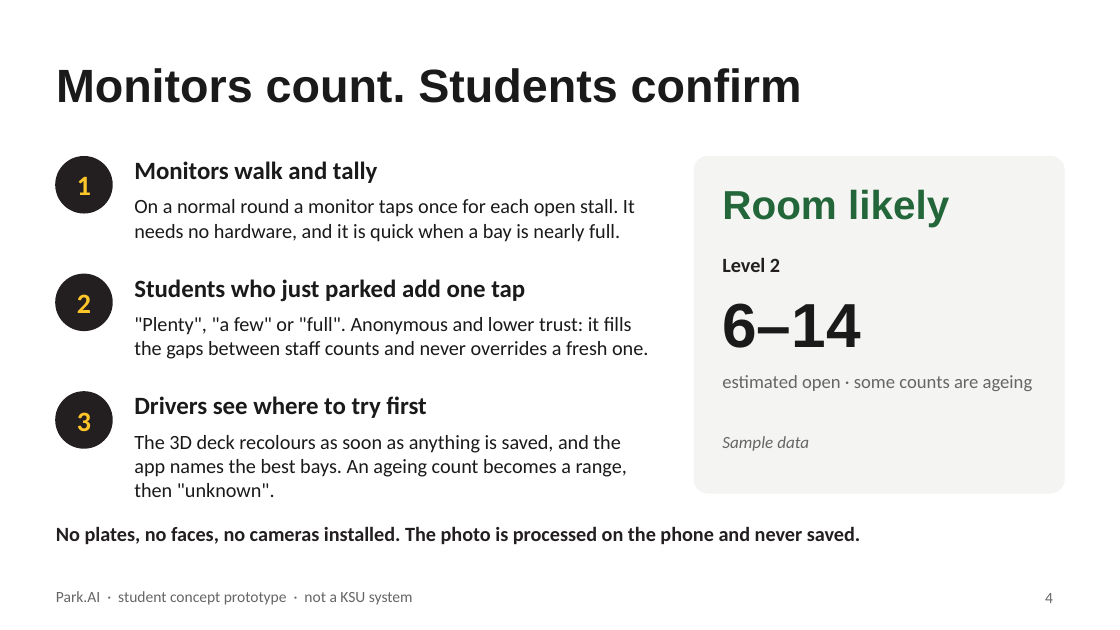
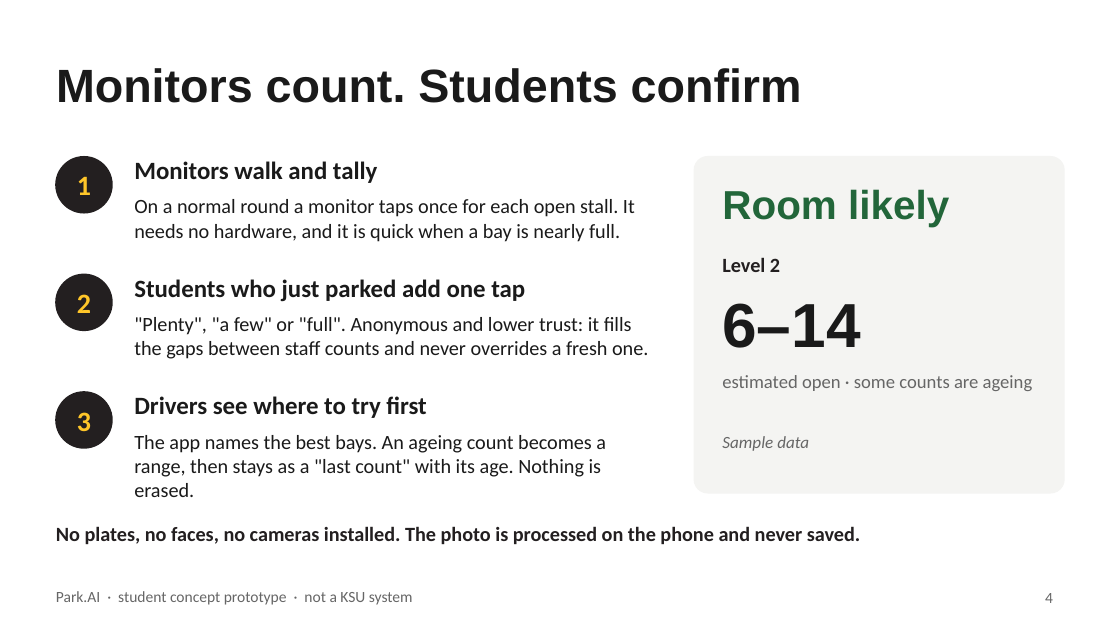
Before and after one commit to boots59/park.ai, a slide deck: slide 4 of submission/Park-AI-pitch-DRAFT.pptx. Drawn at 1120x630 pixels with LibreOffice and Linux fonts; fonts in the diff are those of the drawing. Boxes give left, top, right and bottom in pixels: in the first picture for what was removed or moved away, otherwise in the second. Text is boxed around its words. In the diff, an @@ line names an element or a change of style, - is before the commit and + after.

```diff
--- a/submission/Park-AI-pitch-DRAFT.pptx
+++ b/submission/Park-AI-pitch-DRAFT.pptx
@@ text at [134, 435, 606, 497]: text changed @@
-The 3D deck recolours as soon as anything is saved, and the app names the best bays. An ageing count becomes a range, then "unknown".
+The app names the best bays. An ageing count becomes a range, then stays as a "last count" with its age. Nothing is erased.
```
Also in this commit, not shown: 1 other slide changed, 1 other file.
